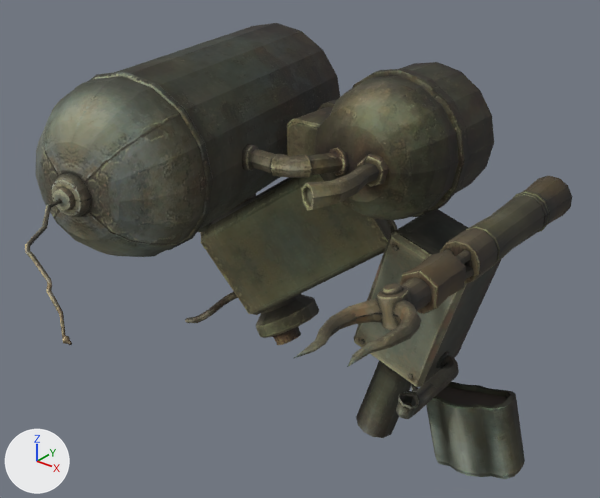
The OBJ model sceneobjs/huodong_fuben_662/huodong_fuben_662_feixu03_01.obj as it was, and as the next commit left it.
Before and after are seen from a 50 mm lens placed at (2634.0, -4090.0, 2296.0), pointed at (84.0, -903.0, 320.0). Lighting does not change. The marker at lower left points along +X, +Y and +Z. Where no turn or scale is listed for an object, it has been applied to the vertices. Vertices at the same position are counted once.

In view in the first picture: 'huodong_fuben_662_feixu03_01'.
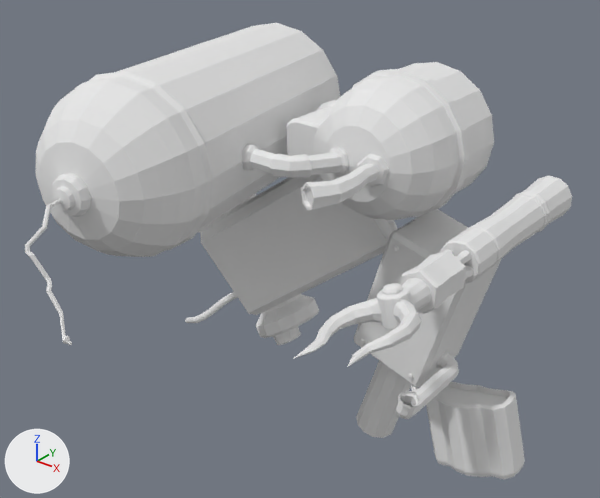
Pixel boxes (x1, y1, x2, y2) of what changed, in the pictures (600 x 498 px):
part 1 of me_huodong_fuben_662_feixu03_01, recoloured: (221, 175, 572, 479) in both
part 2 of me_huodong_fuben_662_feixu03_01, recoloured: (25, 23, 494, 345) in both

The change, as a list of edits to the scene's bpy script:
```text
Add mat_material_1_1:
    mat_material_1_1 = principled_material('material_1')
    mat_material_1_1.base_color = (0.8, 0.8, 0.8)  # white #e7e7e7
    mat_material_1_1.roughness = 1.0
Add mat_material_2_1:
    mat_material_2_1 = principled_material('material_2')
    mat_material_2_1.base_color = (0.8, 0.8, 0.8)  # white #e7e7e7
    mat_material_2_1.roughness = 1.0
Change me_huodong_fuben_662_feixu03_01:
    where me_huodong_fuben_662_feixu03_01.from_pydata(...)  # 2790 vertices, 5149 faces; spans x -1283.0..1283.0, y -2426.0..89.0, z -1306.0..1306.0
    used by ob_huodong_fuben_662_feixu03_01; location = (0.0, 0.0, 0.0)
    me_huodong_fuben_662_feixu03_01 part 1: all 2832 faces that had it switch from mat_material_2 (picture img_huodong_fuben_662_feixu03_02_png) to mat_material_2_1 (white #e7e7e7)
    me_huodong_fuben_662_feixu03_01 part 2: all 2317 faces that had it switch from mat_material_1 (picture img_huodong_fuben_662_feixu03_01_png) to mat_material_1_1 (white #e7e7e7)
```
